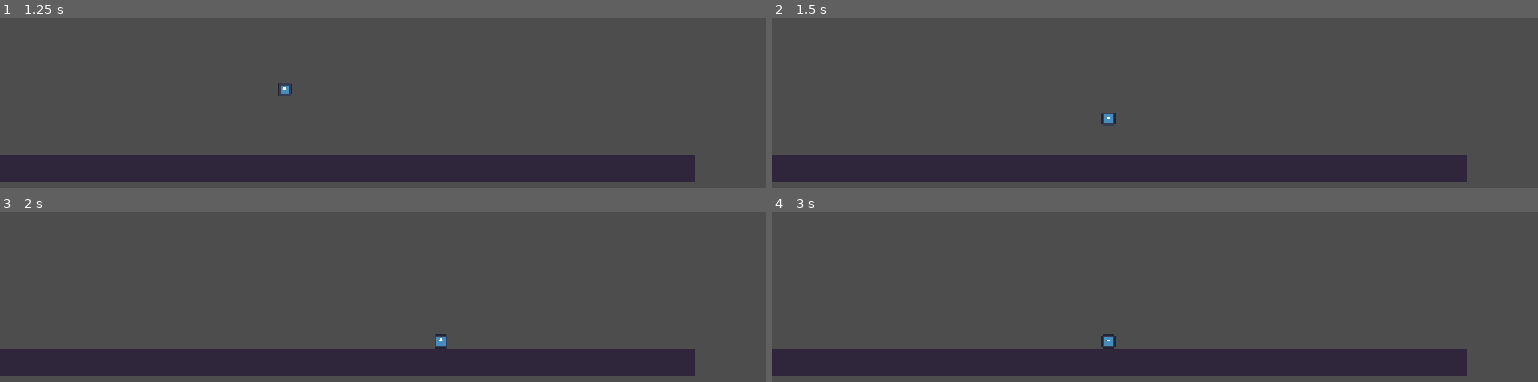
Above: before the commit, frames 1-4 (two rows, left to right).
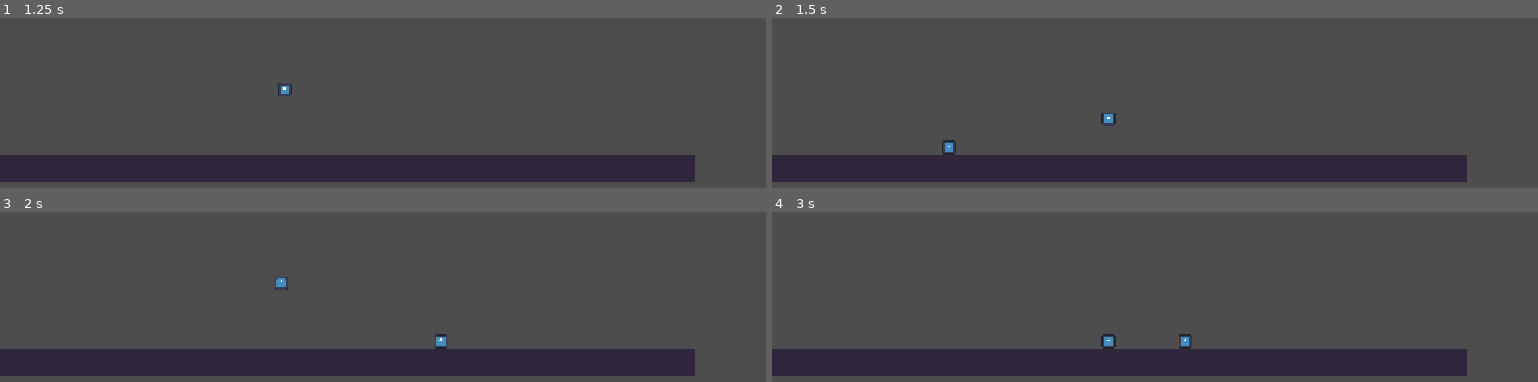
Above: after the commit, the same moments.

Repository: KanishkaSingh-18/The-Floor-Remembers
Game: Godot game, scene res://scenes/main/main.tscn
The game is run twice, just before and just after one commit, with the same random seed, the same clock (stepped at 60 frames per second) and the same inputs. The engine's default icon, where the game draws it, is replaced by a stand-in: a white triangle on a blue panel in a dark square.
Inputs:
- Up to frame 1 (1.25 s): hold J (move_right) from 0.53 s (still down); tap R (record, bound only after the commit) at 0.6 s; tap Space (jump) at 0.77 s
- Up to frame 2 (1.5 s): keep holding J (move_right); tap Enter at 1.25 s; tap R (record, bound only after the commit) at 1.35 s
- Up to frame 3 (2 s): keep holding J (move_right); tap Space (jump) at 1.52 s
- Up to frame 4 (3 s): release J (move_right) at 2.03 s; hold F (move_left) 2.03-2.78 s; tap R (record, bound only after the commit) at 2.1, 2.85 s; hold J (move_right) from 2.78 s (still down)

Frame 1 is identical in both runs. In frame 2, 0.1% of the frame differs, in the area x 22-25%, y 71-81%; in frame 3, less than 0.1%; in frame 4, 0.1%.

Commit message:
feat: add ghost recording and replay mechanic

Diff:
--- a/project.godot
+++ b/project.godot
@@ -39,6 +39,11 @@
 "events": [Object(InputEventKey,"resource_local_to_scene":false,"resource_name":"","device":-1,"window_id":0,"alt_press …(191 unchanged characters)…
 ]
 }
+record={
+"deadzone": 0.2,
+"events": [Object(InputEventKey,"resource_local_to_scene":false,"resource_name":"","device":-1,"window_id":0,"alt_pressed":false,"shift_pressed":false,"ctrl_pressed":false,"meta_pressed":false,"pressed":false,"keycode":0,"physical_keycode":82,"key_label":0,"unicode":114,"location":0,"echo":false,"script":null)
+]
+}
 
 [physics]
 
--- /dev/null
+++ b/scenes/ghost/ghost.gd
@@ -0,0 +1,33 @@
+extends CharacterBody2D
+
+# Stores recorded player positions
+var recorded_positions: Array[Vector2] = []
+
+# Tracks current replay position
+var replay_index: int = 0
+
+# Checks whether Ghost is replaying
+var is_replaying: bool = false
+
+
+func start_replay(positions: Array[Vector2]) -> void:
+	recorded_positions = positions.duplicate()
+	replay_index = 0
+	is_replaying = true
+	visible = true
+
+
+func _physics_process(_delta: float) -> void:
+
+	if not is_replaying:
+		return
+
+	# Stop when recording is complete
+	if replay_index >= recorded_positions.size():
+		is_replaying = false
+		return
+
+	# Move Ghost to the next recorded position
+	global_position = recorded_positions[replay_index]
+
+	replay_index += 1
--- /dev/null
+++ b/scenes/ghost/ghost.tscn
@@ -0,0 +1,11 @@
+[gd_scene format=3 uid="uid://402juyb2r274"]
+
+[ext_resource type="Script" uid="uid://c4qypds57b6uk" path="res://scenes/ghost/ghost.gd" id="1_cm38u"]
+[ext_resource type="Texture2D" uid="uid://caort24p32n7n" path="res://icon.svg" id="1_gf5mu"]
+
+[node name="Ghost" type="CharacterBody2D" unique_id=1572743779]
+script = ExtResource("1_cm38u")
+
+[node name="Sprite2D" type="Sprite2D" parent="." unique_id=957182424]
+scale = Vector2(0.15, 0.15)
+texture = ExtResource("1_gf5mu")
--- a/scenes/player/player.gd
+++ b/scenes/player/player.gd
@@ -4,13 +4,23 @@
 const SPEED = 300.0
 const JUMP_VELOCITY = -400.0
 
-# Gravity from Godot's project settings
+# Load Ghost scene
+const GHOST_SCENE = preload("res://scenes/ghost/ghost.tscn")
+
+# Gravity
 var gravity = ProjectSettings.get_setting("physics/2d/default_gravity")
+
+# Recording variables
+var recorded_positions: Array[Vector2] = []
+var is_recording: bool = false
+
+# Reference to the currently existing Ghost
+var current_ghost: CharacterBody2D = null
 
 
 func _physics_process(delta: float) -> void:
 
-	# Apply gravity when the player is not on the floor
+	# Apply gravity
 	if not is_on_floor():
 		velocity.y += gravity * delta
 
@@ -18,10 +28,58 @@
 	if Input.is_action_just_pressed("jump") and is_on_floor():
 		velocity.y = JUMP_VELOCITY
 
-	# Handle left and right movement
+	# Handle horizontal movement
 	var direction = Input.get_axis("move_left", "move_right")
-
 	velocity.x = direction * SPEED
 
-	# Apply movement and collision detection
+	# Apply movement
 	move_and_slide()
+
+	# Toggle recording using R
+	if Input.is_action_just_pressed("record"):
+		if not is_recording:
+			start_recording()
+		else:
+			stop_recording()
+
+	# Record player's position
+	if is_recording:
+		recorded_positions.append(global_position)
+
+
+func start_recording() -> void:
+
+	# Remove previous Ghost if it exists
+	if is_instance_valid(current_ghost):
+		current_ghost.queue_free()
+		current_ghost = null
+
+	# Clear previous recording
+	recorded_positions.clear()
+
+	# Start new recording
+	is_recording = true
+
+	print("Recording started!")
+
+
+func stop_recording() -> void:
+
+	is_recording = false
+
+	print("Recording stopped!")
+
+	# Check if positions were recorded
+	if recorded_positions.is_empty():
+		return
+
+	# Create a new Ghost
+	current_ghost = GHOST_SCENE.instantiate()
+
+	# Add Ghost to Main scene
+	get_tree().current_scene.add_child(current_ghost)
+
+	# Start Ghost replay
+	current_ghost.start_replay(recorded_positions)
+
+	print("Ghost replay started!")
Not shown, added: scenes/ghost/ghost.gd.uid
